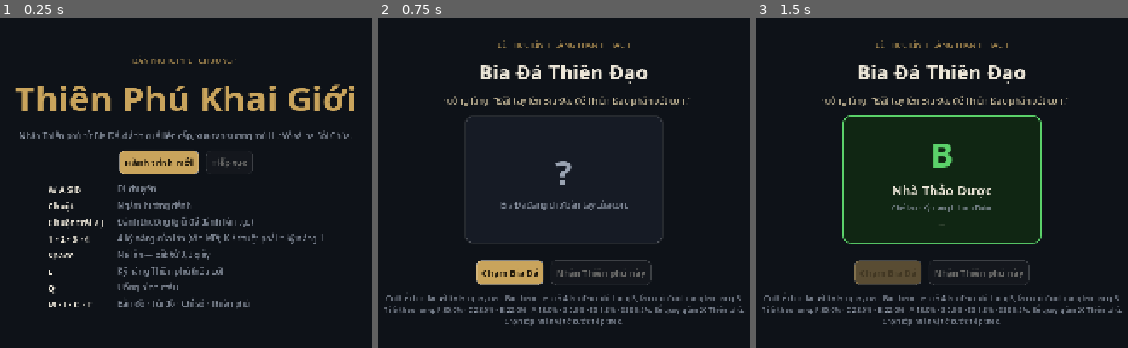
Above: before the commit, frames 1-3 (left to right).
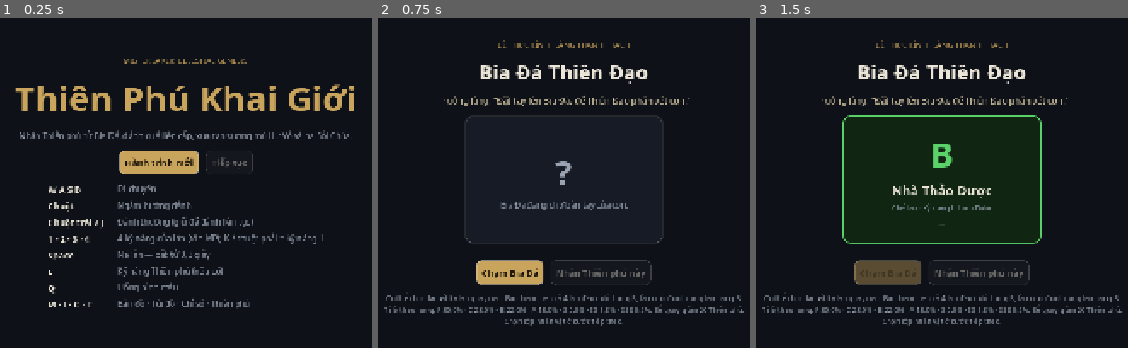
Above: after the commit, the same moments.

Repository: VinhNV8/Mistbreaker-Celestial-Genesis
Game: Godot game, scene res://scenes/main.tscn
Two runs of this game, one before a commit and one after it. Both use one fixed random seed, a clock stepped at 60 frames per second and the inputs below.
Inputs:
- Up to frame 1 (0.25 s): no input
- Up to frame 2 (0.75 s): click "Hành trình mới" at 0.5 s
- Up to frame 3 (1.5 s): click "Chạm Bia Đá" at 1.25 s

The runs differ from the first frame. In frame 1, 0.3% of the frame differs, in the area x 33-67%, y 12-14%; in frame 2, nothing differs; in frame 3, nothing differs.

Commit message:
Bỏ chữ "prototype" ở phần mô tả hiện trạng, thêm tên Mistbreaker: Celestial Genesis
Co-Authored-By: Claude Opus 5.5 <noreply@anthropic.com>

Diff:
--- a/godot/project.godot
+++ b/godot/project.godot
@@ -11,7 +11,7 @@
 [application]
 
 config/name="Thiên Phú Khai Giới"
-config/description="Prototype Chương 1 — Thức Tỉnh"
+config/description="Mistbreaker: Celestial Genesis — ARPG Thiên phú, khai phá sương mù"
 run/main_scene="res://scenes/main.tscn"
 config/features=PackedStringArray("4.7", "GL Compatibility")
 config/icon="res://icon.svg"
--- a/godot/scripts/core/config.gd
+++ b/godot/scripts/core/config.gd
@@ -1,12 +1,12 @@
 extends RefCounted
-## Hằng số cân bằng của bản prototype. Chỗ nào lệch so với tài liệu kịch bản đều có ghi chú.
+## Hằng số cân bằng của game. Chỗ nào lệch so với tài liệu kịch bản đều có ghi chú.
 
 const MAX_LEVEL := 100
 const POINTS_PER_LEVEL := 5
 const FREE_RESPEC_LEVEL := 30
 
 const TORCH_MAX := 10
-## Tài liệu: hồi 1 Đuốc / 20 phút. Prototype rút xuống 2 phút để test nhanh.
+## Tài liệu: hồi 1 Đuốc / 20 phút. Tạm rút xuống 2 phút để test nhanh (01-requirement-spec mục 5).
 const TORCH_REGEN_SEC := 120.0
 const START_TORCHES := 3
 
--- a/godot/scripts/core/explore.gd
+++ b/godot/scripts/core/explore.gd
@@ -21,7 +21,7 @@
 	"wonder": {"name": "Suối Linh Khí", "short": "Kỳ quan", "desc": "Kỳ quan: +10% EXP nhận được từ chiến đấu.", "color": "#9b6be0"},
 }
 
-## Lưới 10 ô của prototype: vòng 1 (6 ô) + 4 ô vòng 2, quanh Trại Khai Giới.
+## Lưới 10 ô của Chương 1: vòng 1 (6 ô) + 4 ô vòng 2, quanh Trại Khai Giới.
 const RING1 := [[1, 0], [1, -1], [0, -1], [-1, 0], [-1, 1], [0, 1]]
 const RING2 := [[2, 0], [-1, -1], [-2, 2], [1, 1]]
 const RING1_EVENTS := ["resource", "resource", "resource", "relic", "survivor", "nest"]
--- a/godot/scripts/ui/screens.gd
+++ b/godot/scripts/ui/screens.gd
@@ -51,7 +51,7 @@
 static func title(has_save: bool, on_new: Callable, on_continue: Callable) -> Control:
 	var page := _page()
 	var col: VBoxContainer = page[1]
-	col.add_child(_centered("BẢN PROTOTYPE · CHƯƠNG 1", "Eyebrow"))
+	col.add_child(_centered("MISTBREAKER: CELESTIAL GENESIS", "Eyebrow"))
 	col.add_child(_centered("Thiên Phú Khai Giới", "Title"))
 	col.add_child(_centered("Nhận Thiên phú từ Bia Đá, đánh quái lên cấp, xua tan sương mù Hư Vô và hạ Sói Chúa.", "Muted", 560))
 	var row := _buttons(col)
@@ -264,7 +264,7 @@
 	col.add_child(_centered("Thời gian chơi %d phút  ·  Cấp %d  ·  Quái đã hạ %d  ·  Khai phá %d/%d  ·  Thiên phú %s · %s" % [
 		roundi(p.play_seconds / 60.0), p.level, p.kills, Explore.owned_count(p.tiles), Explore.explore_total(p.tiles), t.rank, t.name
 	], "", 600))
-	col.add_child(_centered("Đây là hết nội dung của bản prototype. Hãy ghi lại cảm nhận: combat có vui không, Thiên phú có tạo khác biệt không, khai phá có hấp dẫn không.", "Small", 580))
+	col.add_child(_centered("Bạn đã đi hết nội dung hiện có. Chương 2 — Đồng Bằng Gió Hú — đang được phát triển.", "Small", 580))
 	var row := _buttons(col)
 	var b1 := UiTheme.button("Tiếp tục khám phá", true)
 	b1.pressed.connect(on_continue)
Not shown, changed: README.md
Not shown, changed: docs/01-requirement-spec.md
Not shown, changed: docs/02-technical-spec.md
Not shown, changed: docs/03-mvp-spec.md
Not shown, changed: docs/04-ke-hoach-tien-do.md
